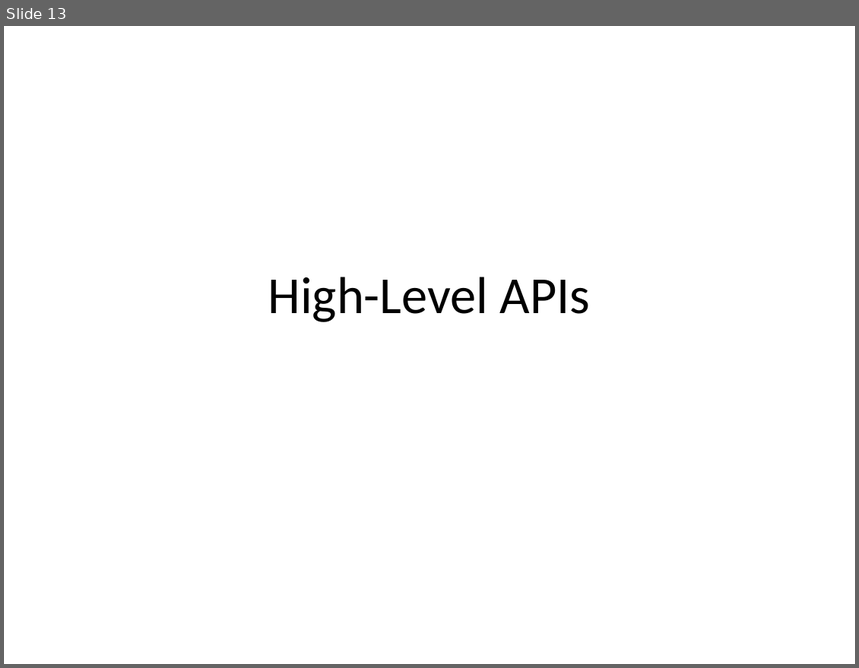
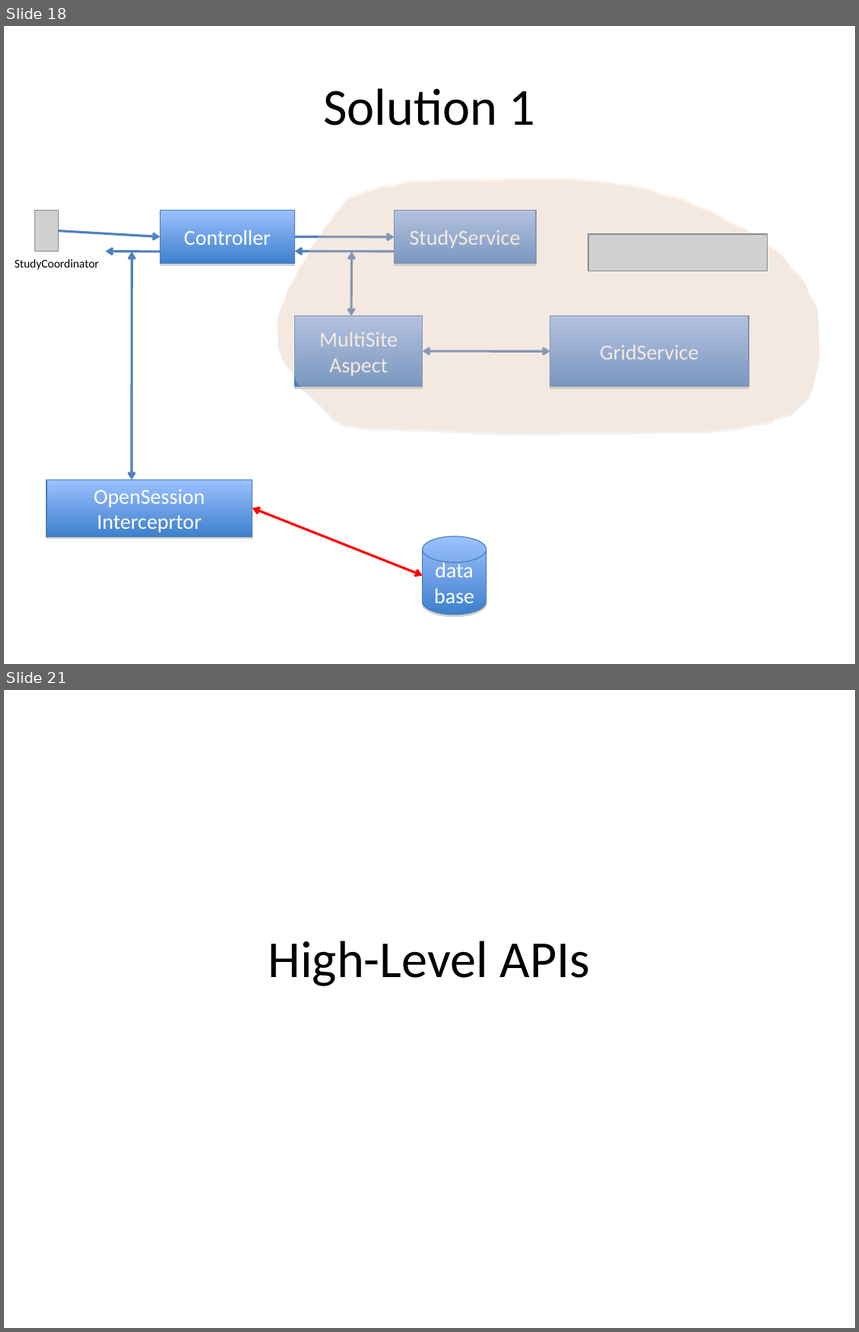
Before and after one commit to NCIP/c3pr-docs, a slide deck: documentation/design/MultiSite-ppt.ppt. Shown one above the other, each under a label of ours: slide 13 before the commit, slides 18 and 21 after it; the slides between them are not shown. The pictures are 859x668 and 859x1332 pixels, drawn with LibreOffice and Linux fonts; fonts in the diff are those of the drawing; grey boxes stand for pictures. Boxes give left, top, right and bottom in pixels: in the first picture for what was removed or moved away, otherwise in the second. Text is boxed around its words. In the diff, an @@ line names an element or a change of style, - is before the commit and + after.

```diff
--- a/documentation/design/MultiSite-ppt.ppt
+++ b/documentation/design/MultiSite-ppt.ppt
@@ slide 18 added at (x1=4, y1=26, x2=855, y2=664), background #FFFFFF @@
@@ title added at (x1=323, y1=88, x2=536, y2=126), 44 pt, text #000000 @@
+Solution 1
@@ freeform shape added at (x1=276, y1=177, x2=820, y2=435), fill #FCD5B5 at 29% opacity @@
@@ picture added at (x1=34, y1=211, x2=59, y2=252) @@
@@ rectangle added at (x1=160, y1=211, x2=294, y2=263), fill gradient #9BC1FF to #3F80CD, outline #4A7EBB 0.74 pt, 18 pt, text #FFFFFF @@
+Controller
@@ rectangle added at (x1=394, y1=211, x2=536, y2=263), fill gradient #9BC1FF to #3F80CD, outline #4A7EBB 0.74 pt, 18 pt, text #FFFFFF @@
+StudyService
@@ arrow added from (59, 231) to (160, 237), #4F81BD 2.01 pt @@
@@ arrow added from (160, 252) to (105, 252), #4F81BD 2.01 pt @@
@@ double arrow added from (132, 252) to (132, 480), #4F81BD 2.01 pt @@
@@ arrow added from (295, 237) to (394, 237), #4F81BD 2.01 pt @@
@@ arrow added from (394, 252) to (295, 252), #4F81BD 2.01 pt @@
@@ double arrow added from (352, 252) to (351, 316), #4F81BD 2.01 pt @@
@@ picture added at (x1=588, y1=234, x2=768, y2=271) @@
@@ text added at (x1=15, y1=259, x2=99, y2=270), 10 pt, text #000000 @@
+StudyCoordinator
@@ rectangle added at (x1=295, y1=316, x2=423, y2=387), fill gradient #9BC1FF to #3F80CD, outline #4A7EBB 0.74 pt, 18 pt, text #FFFFFF @@
+MultiSite Aspect
@@ rectangle added at (x1=550, y1=316, x2=749, y2=387), fill gradient #9BC1FF to #3F80CD, outline #4A7EBB 0.74 pt, 18 pt, text #FFFFFF @@
+GridService
@@ double arrow added from (423, 351) to (550, 351), #4F81BD 2.01 pt @@
@@ rectangle added at (x1=47, y1=480, x2=253, y2=537), fill gradient #9BC1FF to #3F80CD, outline #4A7EBB 0.74 pt, 18 pt, text #FFFFFF @@
+OpenSession
+Interceprtor
@@ double arrow added from (253, 509) to (423, 576), #FF0000 2.01 pt @@
@@ cylinder added at (x1=423, y1=537, x2=487, y2=615), fill gradient #9BC1FF to #3F80CD, outline #4A7EBB 0.74 pt, 18 pt, text #FFFFFF @@
+database
@@ what was slide 13 is now slide 21 @@
```
Also in this commit, not shown: 7 other slides added.
